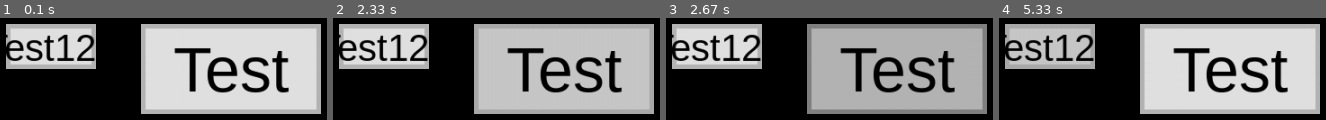
Above: before the commit, frames 1-4 (left to right).
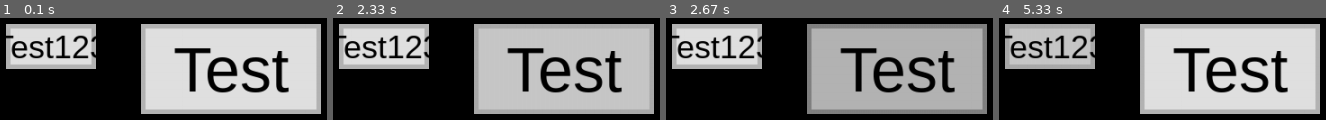
Above: after the commit, the same moments.

Repository: AlphaCraft9658/Merge-Box
Game: pygame game, started from Button System/main.py
The game is run twice, just before and just after one commit, with the same random seed, the same clock (stepped at 60 frames per second) and the same inputs.
Inputs (mouse positions are in pixels of both pictures, inside the frame that each line leads up to):
- Up to frame 1 (0.1 s): no input
- Up to frame 2 (2.33 s): click (473, 24) at 0.38 s; press the mouse at (565, 69) at 0.7 s; move the mouse to (359, 110) at 0.8 s; release the mouse at (outside the picture) at 0.93 s; click (352, 53) at 1.05 s; press the mouse at (565, 69) at 1.37 s; move the mouse to (outside the picture) at 1.47 s; release the mouse at (outside the picture) at 1.6 s; click "Test" at 2.22 s
- Up to frame 3 (2.67 s): press the mouse at (898, 69) at 2.53 s; move the mouse to (963, 26) at 2.63 s
- Up to frame 4 (5.33 s): release the mouse at (outside the picture) at 2.77 s; click (1051, 64) at 2.88 s; press the mouse at (1231, 69) at 3.2 s; move the mouse to (1051, 47) at 3.3 s; release the mouse at (outside the picture) at 3.43 s; press the mouse at (1051, 45) at 4.03 s; move the mouse to (1149, 66) at 4.13 s; release the mouse at (1247, 88) at 4.27 s; press the mouse at (1051, 45) at 4.37 s; move the mouse to (outside the picture) at 4.47 s; release the mouse at (outside the picture) at 4.6 s; click "Test123" at 5.22 s

The runs differ from the first frame. In frame 1, 3.8% of the frame differs, in the area x 1-30%, y 15-43%; in frame 2, 3.8%; in frame 3, 3.8%; in frame 4, 3.8%.

Commit message:
button events added

Diff:
--- a/Button System/main.py
+++ b/Button System/main.py
@@ -29,13 +29,14 @@
     # don't forget to import pygame and time.sleep to use this system yourself
     # pass arguments this way: ((button x, button y, button width, height), (border width, radius), ((button r, g, b),/
     # (button hover r, g, b), (button click r, g, b), (border r, g, b), (border hover r, g, b), (border click r, g, b))/
-    # (text, (text r, g, b), size, font)
+    # (text, (text r, g, b), size, font), event
+    # pass a separate declared function or a lambda for "event" to make it work the way you want
     def __init__(self, box: tuple[int, int, int, int] = (0, 0, 10, 50), border: tuple = (5, 5),
                  colors: tuple[tuple[int, int, int], tuple[int, int, int], tuple[int, int, int], tuple[int, int, int], tuple[int, int, int], tuple[int, int, int]] =
                  ((225, 225, 225), (200, 200, 200),
                  (180, 180, 180), (180, 180, 180),
                  (170, 170, 170), (130, 130, 130)),
-                 text: tuple[str, tuple[int, int, int], int, str] = ("", (0, 0, 0), 0, "")):
+                 text: tuple[str, tuple[int, int, int], int, str] = ("", (0, 0, 0), 0, ""), click_event=(lambda: print("Button Pressed"))):
         self.x = box[0]
         self.y = box[1]
         self.w = box[2]
@@ -54,6 +55,7 @@
         self.text_font = text[3]
         self.clicked = False
         self.hover = False
+        self.click_event = click_event
         self.rect = pygame.Rect(self.x, self.y, self.w, self.h)
         buttons.append(self)
 
@@ -80,6 +82,7 @@
             if ev.type == pygame.MOUSEBUTTONDOWN and ev.button == 1:
                 b.clicked = True
                 click.play()
+                b.click_event()
             if ev.type == pygame.MOUSEBUTTONUP and ev.button == 1:
                 b.clicked = False
         else:
@@ -96,7 +99,7 @@
 
 
 button = Button((500, 250, 200, 100), text=("Test", (0, 0, 0), 70, "Sans-Serif"))
-button2 = Button((350, 250, 100, 50), text=("Test123", (0, 0, 0), 42, "Sans-Serif"))
+button2 = Button((350, 250, 100, 50), text=("Test123", (0, 0, 0), 36, "Sans-Serif"), click_event=(lambda: print("Test123")))
 run = True
 while run:
     for event in pygame.event.get():
